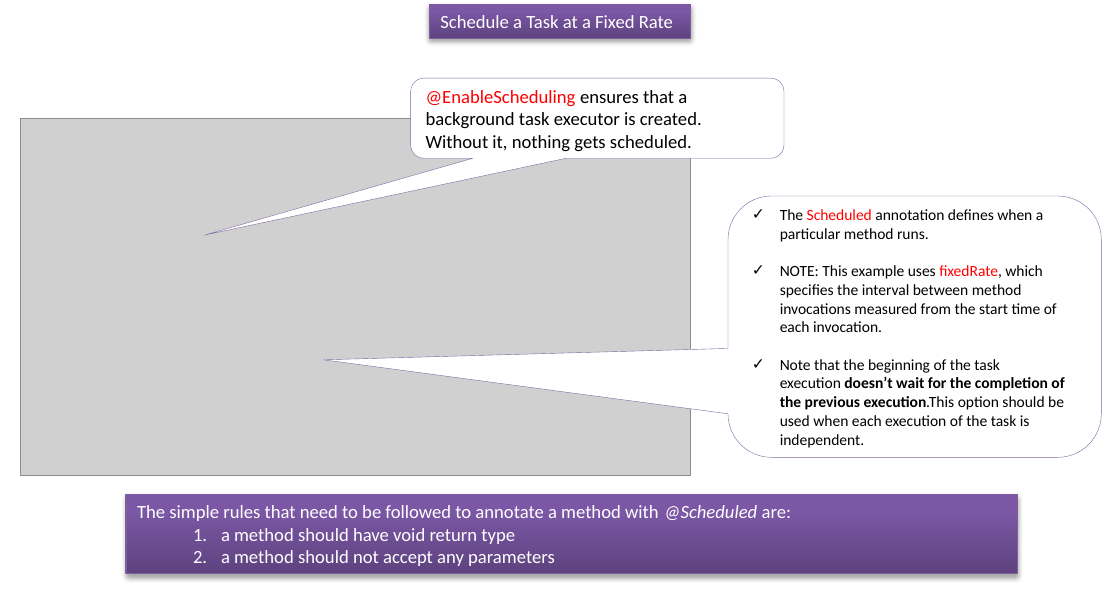
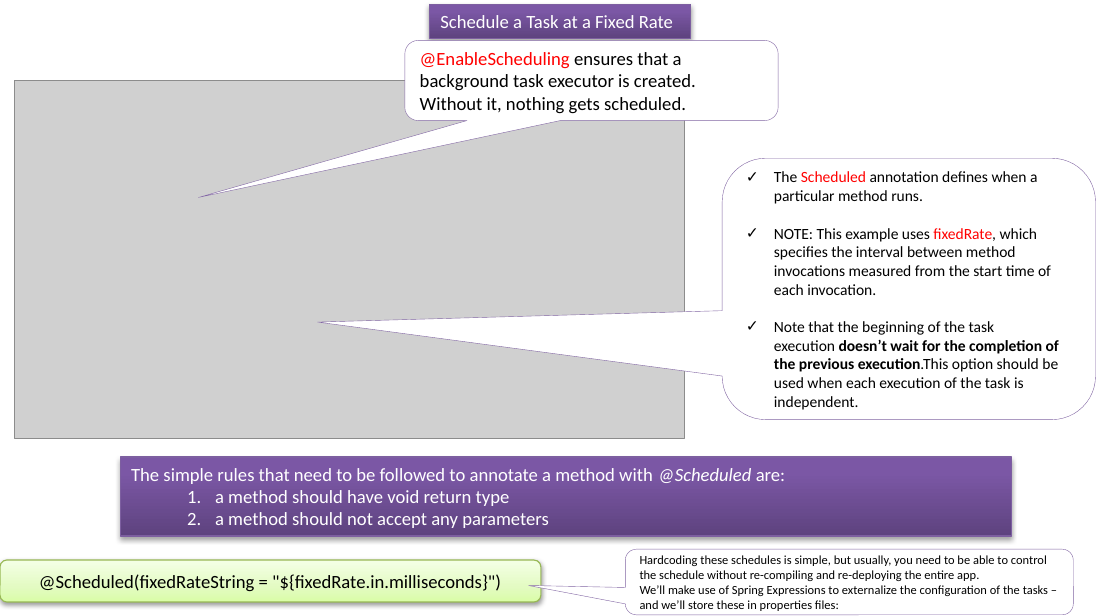
Before and after one commit to ramram43210/javaee, a slide deck: slide 1 of Later/Spring/13_Scheduler/1/Spring-Scheduling Tasks.pptx. Drawn at 1120x616 pixels with LibreOffice and Linux fonts; fonts in the diff are those of the drawing; grey boxes stand for pictures. Boxes give left, top, right and bottom in pixels: in the first picture for what was removed or moved away, otherwise in the second. Text is boxed around its words. In the diff, an @@ line names an element or a change of style, - is before the commit and + after.

```diff
--- a/Later/Spring/13_Scheduler/1/Spring-Scheduling Tasks.pptx
+++ b/Later/Spring/13_Scheduler/1/Spring-Scheduling Tasks.pptx
@@ 2 rounded speech boxes, 1 picture, 1 rectangle: place and size @@
-2 rounded speech boxes, 1 picture, 1 rectangle at (20, 78, 1101, 575)
+2 rounded speech boxes, 1 picture, 1 rectangle at (15, 40, 1095, 536)
@@ rounded rectangle added at (0, 560, 541, 603), fill gradient #DAFDA7 to #E4FCC2 to #F5FFE7, outline #98B955 0.75 pt, 12 pt, text #000000 @@
+@Scheduled(fixedRateString = "${fixedRate.in.milliseconds}")
@@ rounded speech box added at (625, 549, 1073, 615), fill #FFFFFF, outline #8064A2 0.25 pt, 8 pt, text #000000 @@
+Hardcoding these schedules is simple, but usually, you need to be able to control the schedule without re-compiling and re-deploying the entire app.
+We’ll make use of Spring Expressions to externalize the configuration of the tasks – and we’ll store these in properties files:
```
Also in this commit, not shown: 4 other files.
